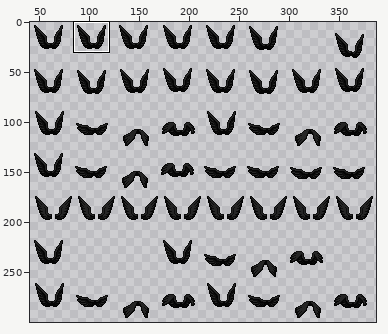
A sprite sheet gets an edit: items/armors/backitems/fufallenangelwings/back.png. Above: a wide view before the commit, with the close-up outlined.
Close-up. As it was:
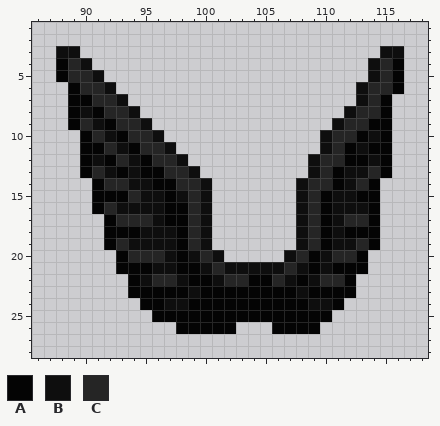
The file is 387x301 pixels. Shown: x 86..118, y 1..28. The wide view leaves out empty margins. The commit also changed other parts of the picture, which this record leaves out.
Palette (. is transparent): A #040404  B #0e0e0e  C #252525
Pixels before, first column x 88:
 3 BB.........................BB
 4 ACB.......................BCA
 5 ACCB......................BCA
 6 .ACCB....................BCCA
 7 .AACCB...................BCA.
 8 .ABACCB.................BCCA.
 9 .ACBACCB...............BCCAA.
10 ..ACBACCB.............BCCABA.
11 ..AACBACCB............BCABAA.
12 ..ABACBACCB..........BCCAABA.
13 ..ACBABAACCB.........BCABBCA.
14 ...ACCBBAACCB.......BCCABCA..
15 ...AAACBBABCB.......BCABBAA..
16 ...ACBBBBAACB.......BCABBBA..
17 ....ACCCBAACB.......BCABCCA..
18 ....AAABBBACB.......BCABAAA..
19 ....ACBBBBACB.......BCABBCA..
20 .....ACCCBABCB.....BCABCCA...
21 .....AAABBAABCBBBBBCBABAAA...
22 ......ABCCBAABCCAACBABCCA....
23 ......AAAAABAAAAAAAABAAAA....
24 .......AABBAAAAAAAAAABBA.....
25 ........AAAAAAAAAAAAAAA......
26 ..........AAAAA...AAAA.......
Once edited:
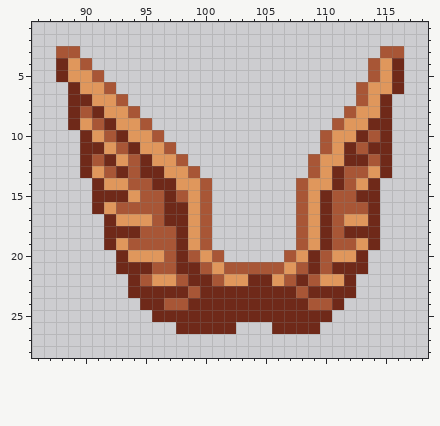
Difference:
Colour A changes from #040404 to #6f2919.
Colour B changes from #0e0e0e to #a85636.
Colour C changes from #252525 to #e0975c.
Pixel boxes of the changes (left, top, right, bottom) in both close-ups:
changed: (56, 46, 404, 334)
